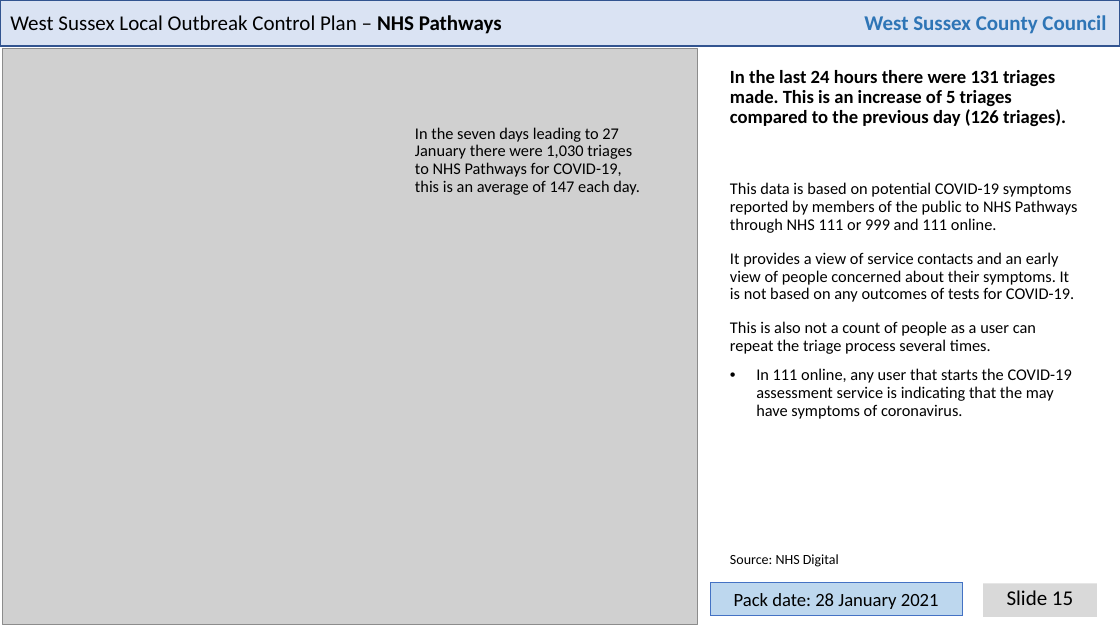
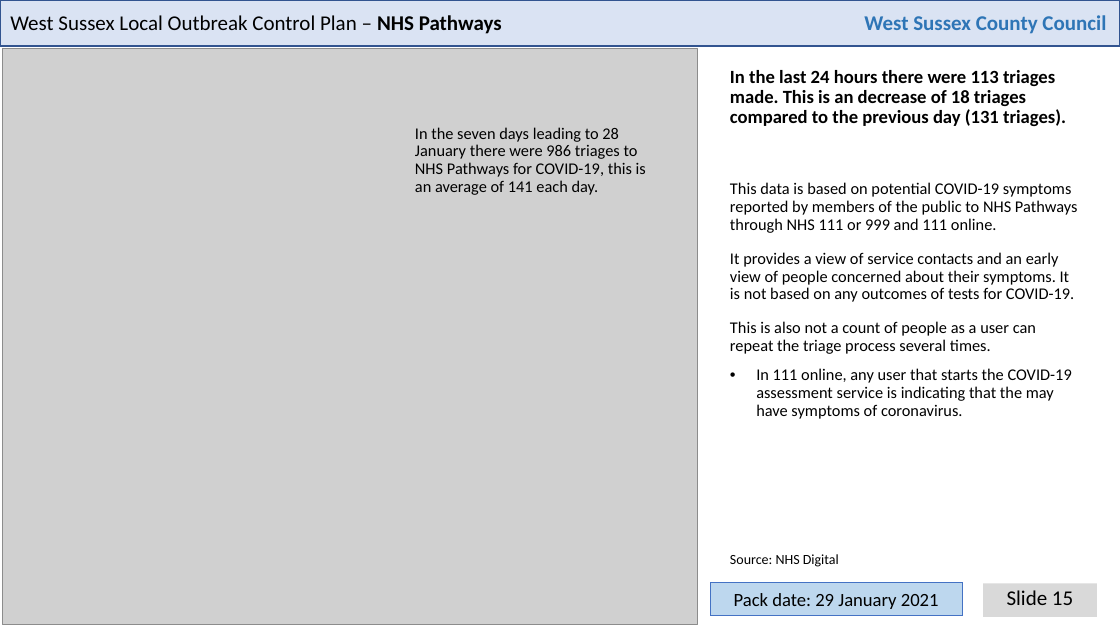
Before and after one commit to psychty/wsx_covid_datapack_public, a slide deck: slide 15 of Latest_West_Sussex_C19_slide_deck.pptx. Drawn at 1120x630 pixels with LibreOffice and Linux fonts; fonts in the diff are those of the drawing; grey boxes stand for pictures. Boxes give left, top, right and bottom in pixels: in the first picture for what was removed or moved away, otherwise in the second. Text is boxed around its words. In the diff, an @@ line names an element or a change of style, - is before the commit and + after.

```diff
--- a/Latest_West_Sussex_C19_slide_deck.pptx
+++ b/Latest_West_Sussex_C19_slide_deck.pptx
@@ text at <box>730,70,1066,126</box>: text changed @@
-In the last 24 hours there were 131 triages made. This is an increase of 5 triages compared to the previous day (126 triages).
+In the last 24 hours there were 113 triages made. This is an decrease of 18 triages compared to the previous day (131 triages).
@@ text at <box>415,127,646,195</box>: text changed @@
-In the seven days leading to 27 January there were 1,030 triages to NHS Pathways for COVID-19, this is an average of 147 each day.
+In the seven days leading to 28 January there were 986 triages to NHS Pathways for COVID-19, this is an average of 141 each day.
@@ text in rectangle at <box>734,593,939,609</box>: text changed @@
-Pack date: 28 January 2021
+Pack date: 29 January 2021
```
Also in this commit, not shown: 22 other slides changed, 49 other files.
